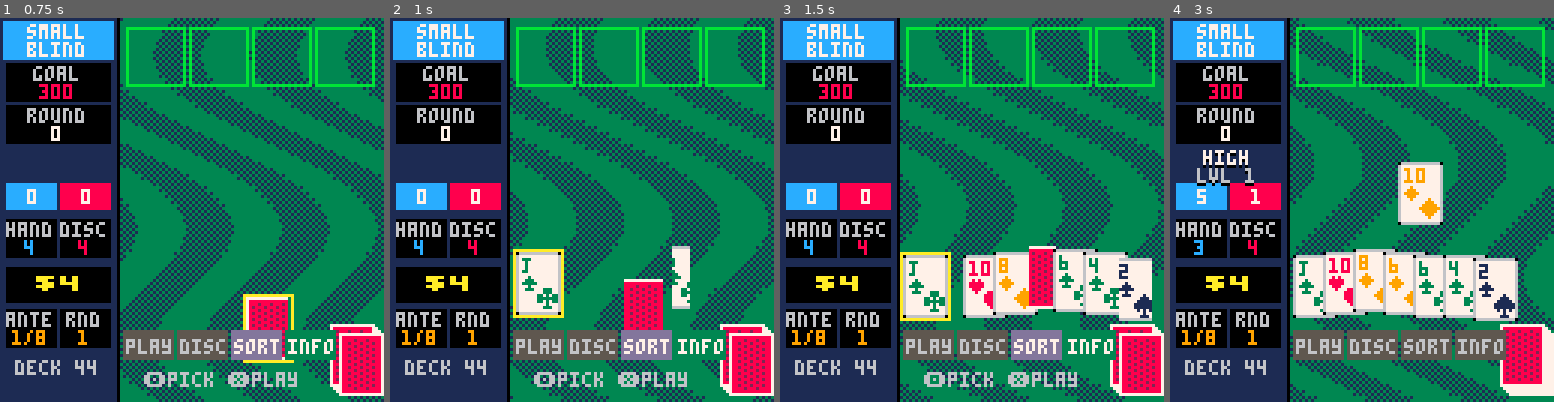
Above: before the commit, frames 1-4 (left to right).
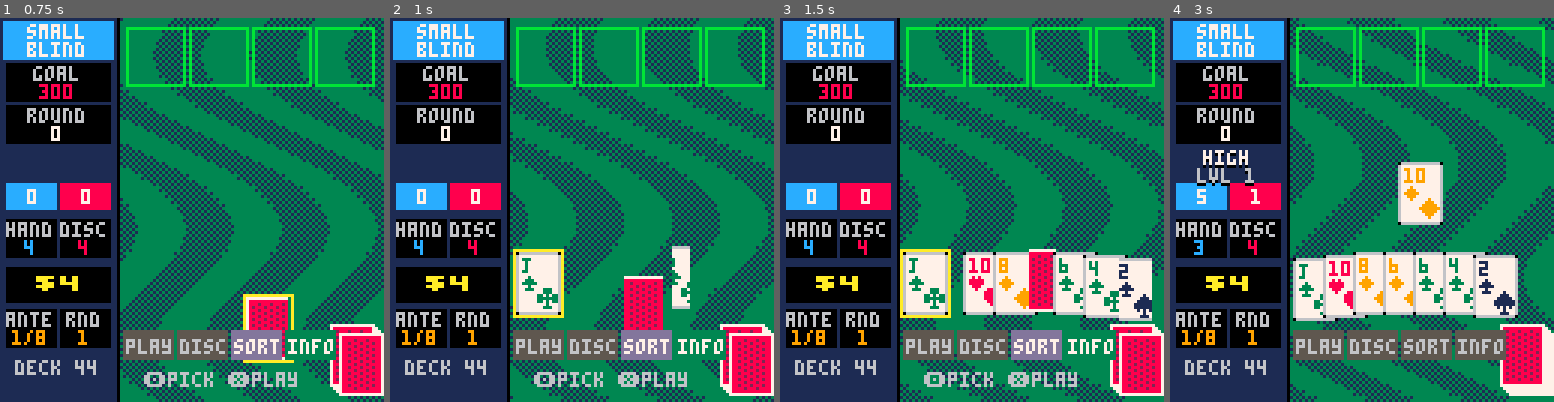
Above: after the commit, the same moments.

Repository: drachis/carts
Game: PICO-8 cartridge proj/bal8tro/bal8tro.p8
Two runs of this game, one before a commit and one after it. Both use one fixed random seed, a clock stepped at 60 frames per second and the inputs below.
Inputs:
- Up to frame 1 (0.75 s): tap X (X key) at 0.33 s; tap O (Z key) at 0.7 s
- Up to frame 2 (1 s): no input
- Up to frame 3 (1.5 s): tap X (X key) at 1.07 s
- Up to frame 4 (3 s): hold Right 1.6-2.1 s; tap O (Z key) every 0.4 s from 1.7 to 2.9 s; tap X (X key) at 1.85, 2.97 s; hold Up 2.15-2.42 s; hold Right from 2.47 s (still down)

Frame 1 is identical in both runs. In frame 2, 0.2% of the frame differs, in the area x 60-72%, y 67-70%; in frame 3, 2.5%; in frame 4, 2.8%, in the area x 32-91%, y 60-79%.

Commit message:
bal8tro: the hand rests still, as Balatro's does: measured from the reference log, its cards move under a fifth of a pixel at this size while ours bobbed 1.6px, so the bob is gone; the arc stays (Balatro's middle sits 1.5px high at this size, ours 2px); 7409 tokens
Co-Authored-By: Claude Opus 5.5 <noreply@anthropic.com>

Diff:
--- a/proj/bal8tro/draw.lua
+++ b/proj/bal8tro/draw.lua
@@ -176,7 +176,7 @@
   if card.x>127 then del(flying,card) end
  end
  for i,card in ipairs(hand) do
-  local arc=(i-4.5)*(i-4.5)\6+sin(t()/3+i/8)*.8
+  local arc=(i-4.5)*(i-4.5)\6
   local hovered=mode=="play" and table_focus.row==2 and i==cursor
   draw_card(card,41+(i-1)*10,(card.picked and 73 or 78)+arc-(hovered and 2 or 0))
  end
Not shown, changed: proj/bal8tro/notes/draw.md
